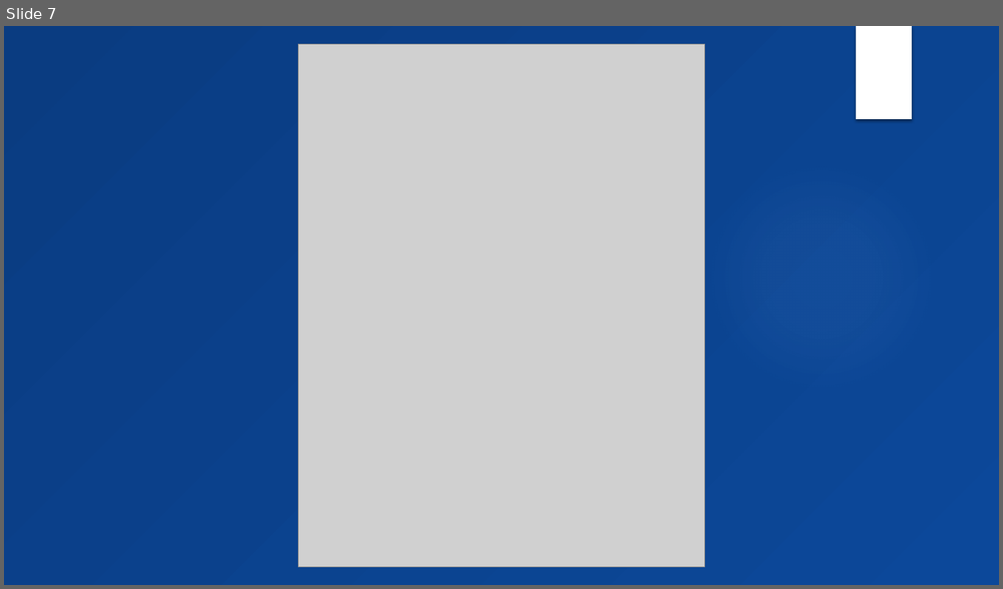
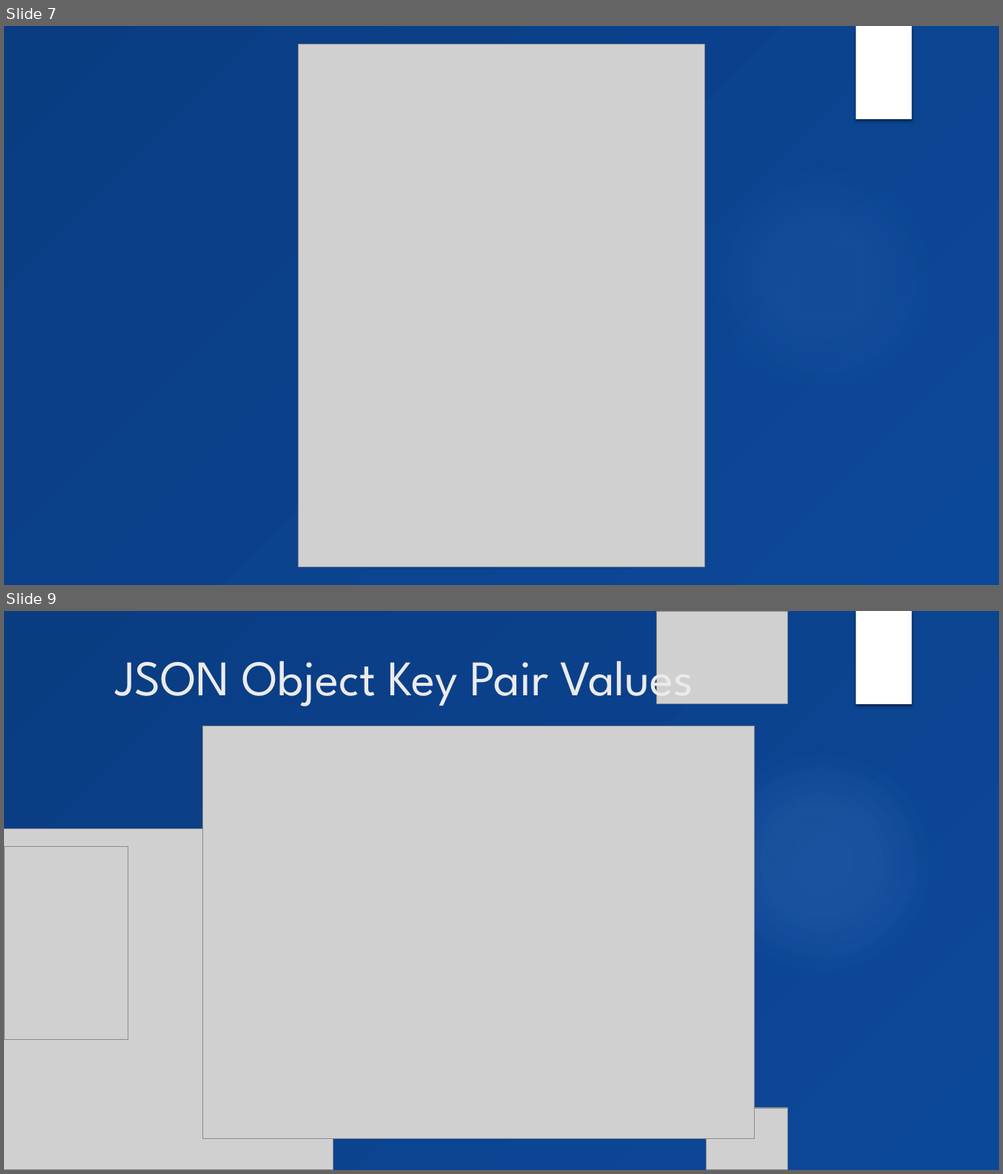
Before and after one commit to superDeano/Moody-app, a slide deck: Documentation/Moods-final.pptx. Shown one above the other, each under a label of ours: slide 7 before the commit, slides 7 and 9 after it; the slides between them are not shown. The pictures are 1003x589 and 1003x1174 pixels, drawn with LibreOffice and Linux fonts; fonts in the diff are those of the drawing; grey boxes stand for pictures; background and template pictures are left out. Boxes give left, top, right and bottom in pixels: in the first picture for what was removed or moved away, otherwise in the second. Text is boxed around its words. In the diff, an @@ line names an element or a change of style, - is before the commit and + after.

Commit message:
Powerpoint is lit
Added pictures, design, and my slides

```diff
--- a/Documentation/Moods-final.pptx
+++ b/Documentation/Moods-final.pptx
@@ slide 9 added at [4, 611, 999, 1170], background picture (left out); not listed: 1 template element that a slide beside it also shows @@
@@ picture added at [657, 611, 788, 704] @@
@@ rectangle added at [855, 611, 911, 704], fill #FFFFFF @@
@@ title added at [115, 647, 694, 706], 48 pt, text #EBEBEB @@
+JSON Object Key Pair Values
@@ picture added at [203, 726, 754, 1139] @@
@@ ellipse added at [706, 748, 936, 977], fill gradient #7FB1F5 @@
@@ picture added at [4, 829, 333, 1170] @@
@@ picture added at [4, 847, 128, 1040] @@
@@ picture added at [706, 1109, 788, 1170] @@
```
Also in this commit, not shown: 6 slides changed, 4 other slides added, 2 slides removed.
